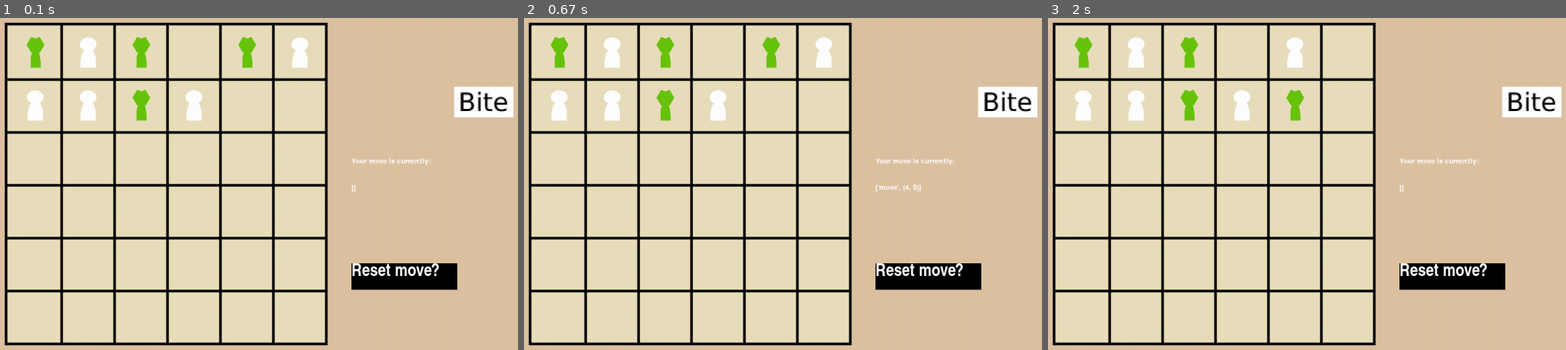
Above: before the commit, frames 1-3 (left to right).
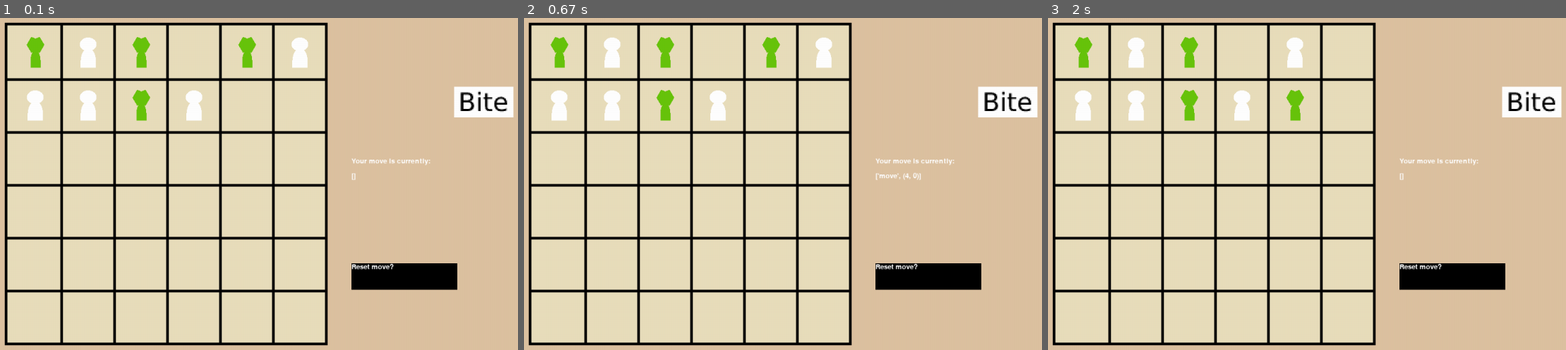
Above: after the commit, the same moments.

Repository: RonaldKroening/SGAI-Outbreak
Game: pygame game, started from SGAI_MK3/main.py
Same seed, same stepped clock (60 frames per second), same inputs: the game is played once before the commit and once after it.
Inputs (mouse positions are in pixels of both pictures, inside the frame that each line leads up to):
- Up to frame 1 (0.1 s): no input
- Up to frame 2 (0.67 s): press the mouse at (1005, 104) at 0.37 s; move the mouse to (876, 74) at 0.47 s; release the mouse at (741, 41) at 0.6 s
- Up to frame 3 (2 s): press the mouse at (1529, 104) at 0.7 s; move the mouse to (1301, 190) at 0.8 s; release the mouse at (1068, 280) at 0.93 s; press the mouse at (1452, 276) at 1.03 s; move the mouse to (1420, 187) at 1.13 s; release the mouse at (1395, 97) at 1.27 s; press the mouse at (1529, 104) at 1.37 s; move the mouse to (1405, 207) at 1.47 s; release the mouse at (1281, 313) at 1.6 s; press the mouse at (1529, 104) at 1.7 s; move the mouse to (1291, 124) at 1.8 s; release the mouse at (1058, 144) at 1.93 s

The runs differ from the first frame. In frame 1, 0.4% of the frame differs, in the area x 67-85%, y 46-78%; in frame 2, 0.5%; in frame 3, 0.4%.

Commit message:
move pygame stuff to PF

Diff:
--- a/SGAI_MK3/PygameFunctions.py
+++ b/SGAI_MK3/PygameFunctions.py
@@ -1,4 +1,4 @@
-from typing import Tuple
+from typing import List, Tuple
 import pygame
 from constants import *
 from Board import Board
@@ -8,7 +8,7 @@
 screen = pygame.display.set_mode(GAME_WINDOW_DIMENSIONS)
 pygame.display.set_caption("Outbreak!")
 pygame.font.init()
-font = pygame.font.SysFont("Impact", 30)
+font = pygame.font.SysFont("Comic Sans", 20)
 screen.fill(BACKGROUND)
 
 
@@ -181,6 +181,21 @@
             display_image(screen, char, (35, 60), coords)
 
 
+def display_cur_move(cur_move: List):
+    # Display the current action
+    screen.blit(
+        font.render("Your move is currently:", True, WHITE),
+        CUR_MOVE_COORDS,
+    )
+    screen.blit(
+        font.render(f"{cur_move}", True, WHITE),
+        (
+            CUR_MOVE_COORDS[0],
+            CUR_MOVE_COORDS[1] + font.size("Your move is currently:")[1] * 2,
+        ),
+    )
+
+
 def display_win_screen():
     screen.fill(BACKGROUND)
     screen.blit(
--- a/SGAI_MK3/constants.py
+++ b/SGAI_MK3/constants.py
@@ -24,4 +24,5 @@
 CURE_BITE_COORDS = (950, 200)
 CURE_BITE_DIMS = (200, 200)
 CELL_DIMENSIONS = (100, 100)  # number of pixels (x, y) for each cell
+CUR_MOVE_COORDS = (800, 400)
 MARGIN = 150  # Number of pixels to offset grid to the top-left side
--- a/SGAI_MK3/main.py
+++ b/SGAI_MK3/main.py
@@ -23,8 +23,6 @@
 running = True
 take_action = []
 playerMoved = False
-font = pygame.font.SysFont("Comic Sans", 20)
-
 
 while running:
     P = PF.run(GameBoard)
@@ -67,12 +65,7 @@
             if event.type == pygame.QUIT:
                 running = False
 
-        # Display the current action
-        PF.screen.blit(
-            font.render("Your move is currently:", True, PF.WHITE),
-            (800, 400),
-        )
-        PF.screen.blit(font.render(f"{take_action}", True, PF.WHITE), (800, 450))
+        PF.display_cur_move(take_action)
 
         # Action handling
         if len(take_action) > 1:
